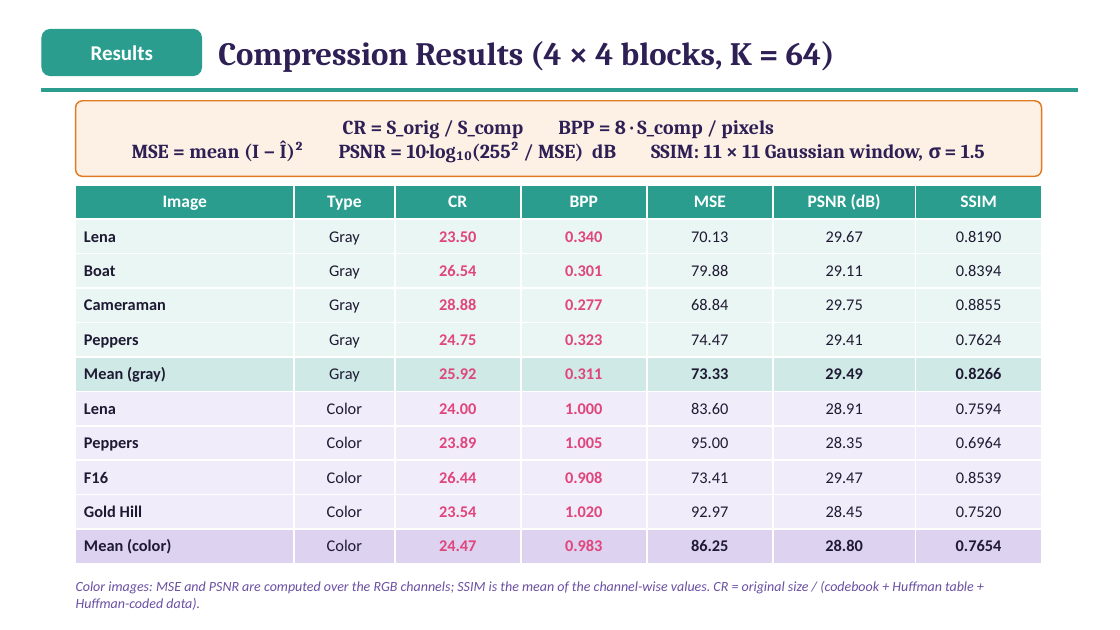
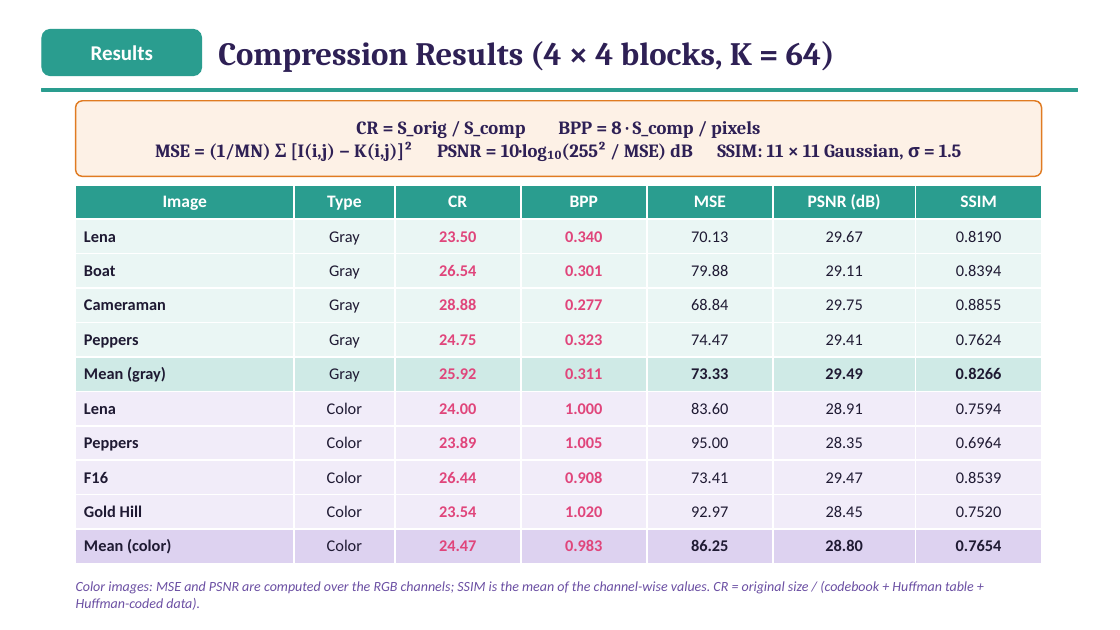
Before and after one commit to ibtihal-cpu/mihk, a slide deck: slide 23 of results/seminar/figs/Seminar_Ibtihal_FINAL.pptx. Drawn at 1120x630 pixels with LibreOffice and Linux fonts; fonts in the diff are those of the drawing. Boxes give left, top, right and bottom in pixels: in the first picture for what was removed or moved away, otherwise in the second. Text is boxed around its words. In the diff, an @@ line names an element or a change of style, - is before the commit and + after.

```diff
--- a/results/seminar/figs/Seminar_Ibtihal_FINAL.pptx
+++ b/results/seminar/figs/Seminar_Ibtihal_FINAL.pptx
@@ text at box(155, 141, 961, 161): text changed; size 17 to 16 pt @@
-MSE = mean (I − Î)² PSNR = 10·log₁₀(255² / MSE) dB SSIM: 11 × 11 Gaussian window, σ = 1.5
+MSE = (1/MN) Σ [I(i,j) − K(i,j)]² PSNR = 10·log₁₀(255² / MSE) dB SSIM: 11 × 11 Gaussian, σ = 1.5
@@ text at box(356, 121, 760, 138): size 17 to 16 pt in "CR = S_orig / S_comp BPP = ..." @@
```
Also in this commit, not shown: 2 other files.
